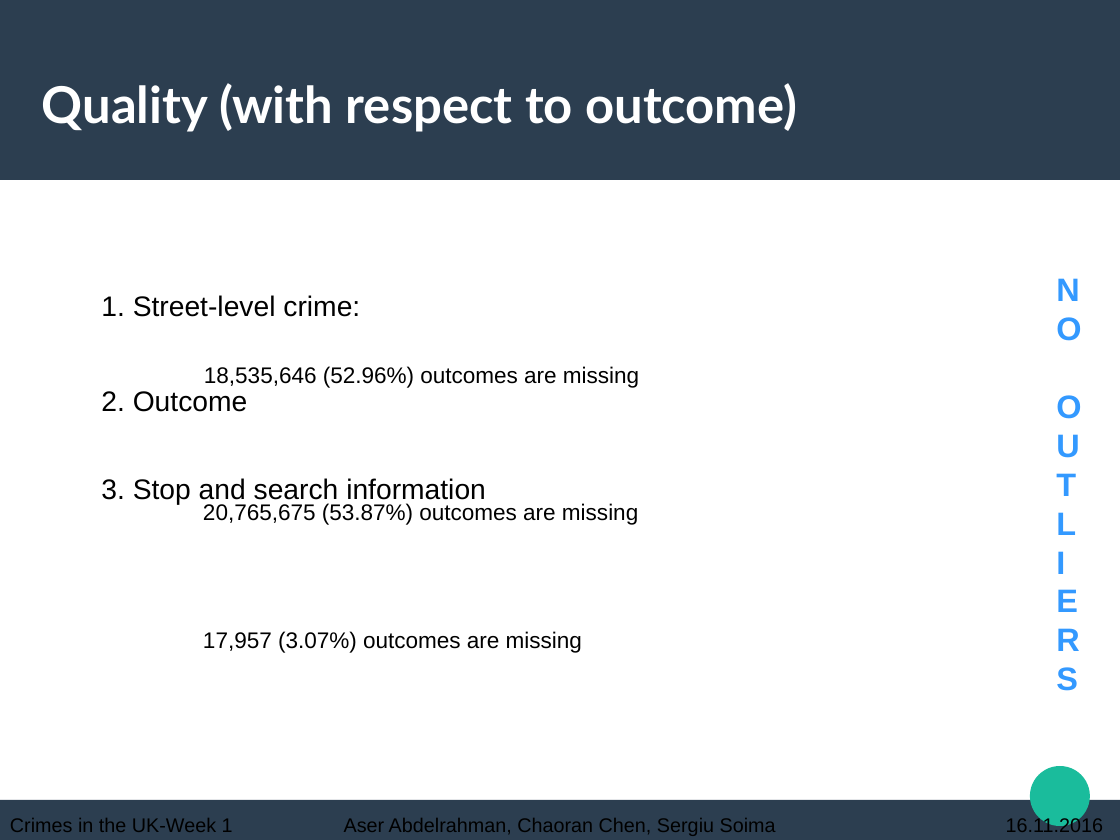
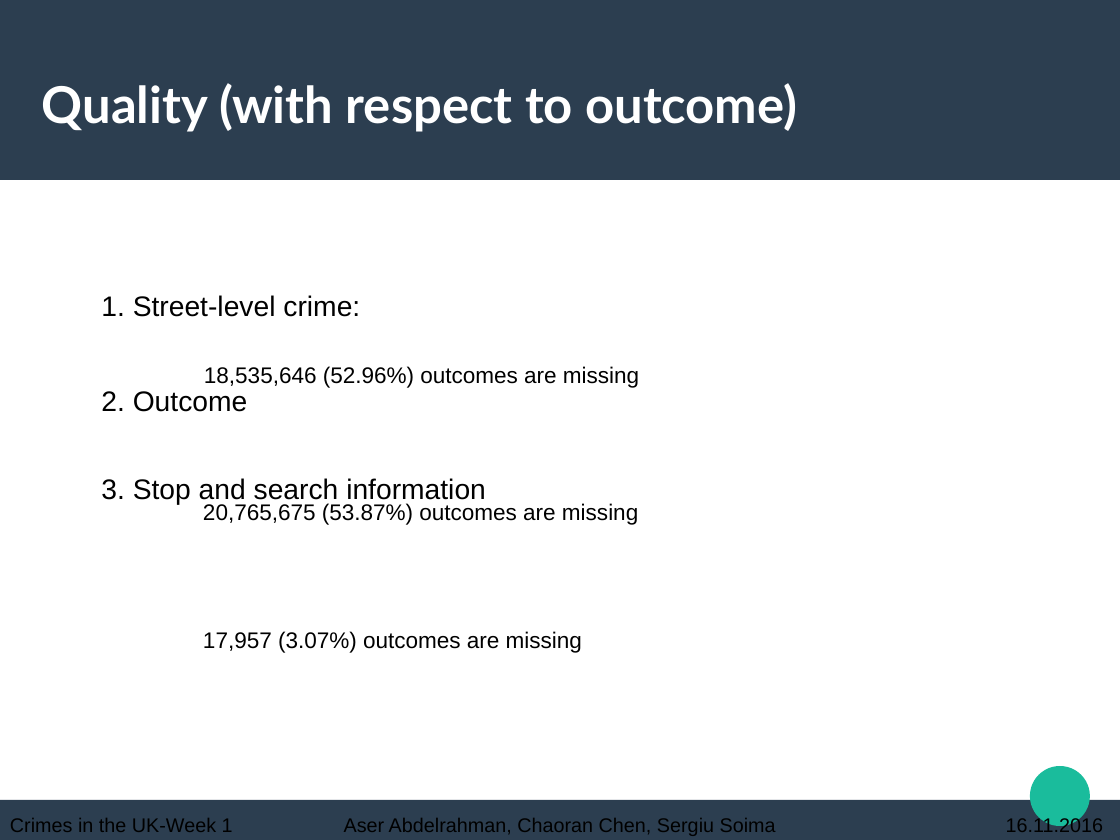
Before and after one commit to chaoran-chen/data-mining-lab-ws1617-crimes-in-uk, a slide deck: slide 3 of wiki/week-01/week-01-presentation.odp. Drawn at 1120x840 pixels with LibreOffice and Linux fonts; fonts in the diff are those of the drawing. Boxes give left, top, right and bottom in pixels: in the first picture for what was removed or moved away, otherwise in the second. Text is boxed around its words. In the diff, an @@ line names an element or a change of style, - is before the commit and + after.

```diff
--- a/wiki/week-01/week-01-presentation.odp
+++ b/wiki/week-01/week-01-presentation.odp
@@ text removed at (x1=1056, y1=278, x2=1081, y2=691) @@
-N
-O
-O
-U
-T
-L
-I
-E
-R
-S
```
Also in this commit, not shown: 5 other slides changed, 2 slides added.
